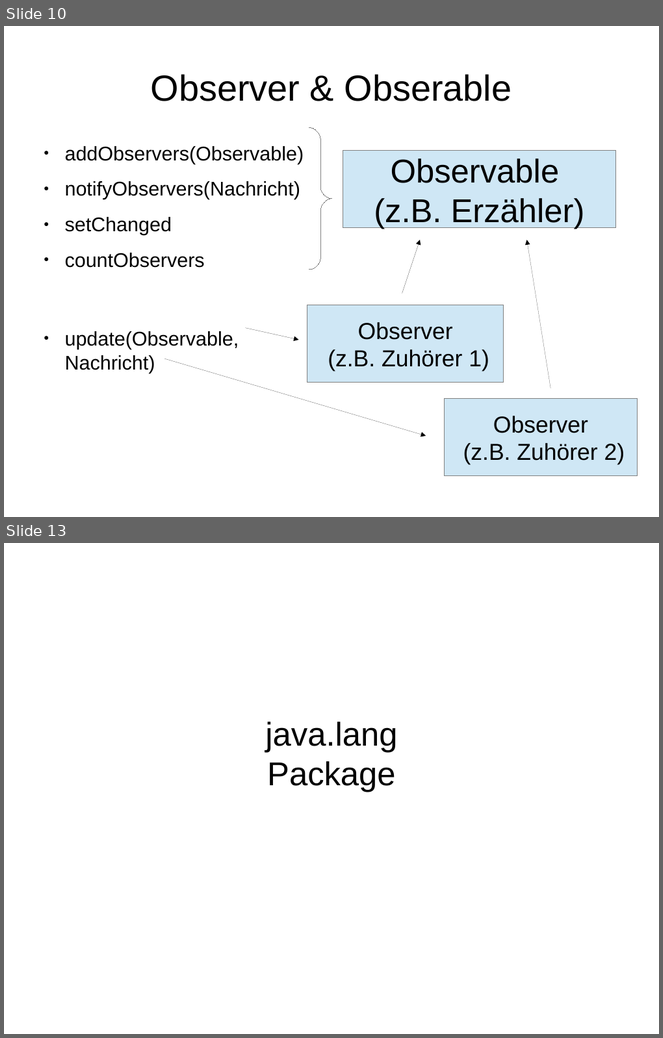
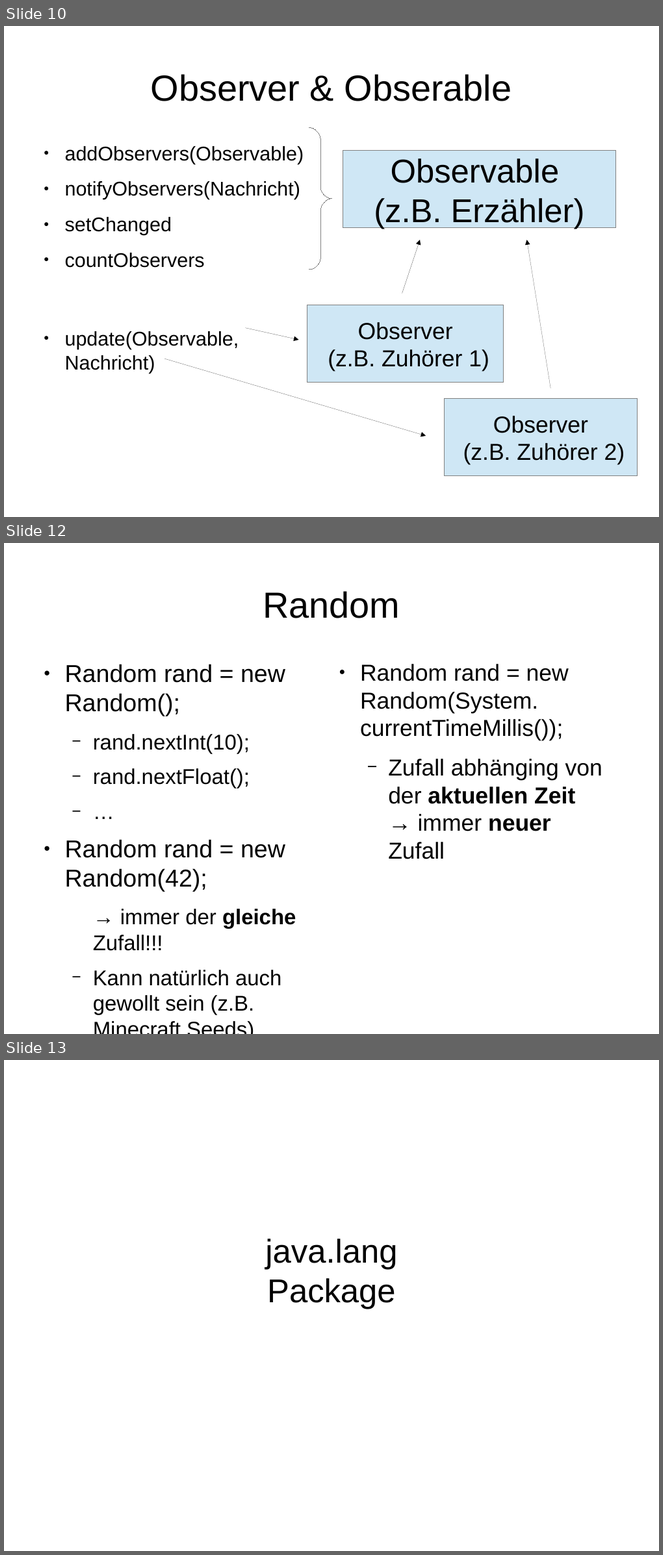
Before and after one commit to gormed/tutorium, a slide deck: Java_Documentation_Slides.odp. Shown one above the other, each under a label of ours: slides 10 and 13 before the commit, slides 10, 12 and 13 after it; the slides between them are not shown. The pictures are 663x1038 and 663x1555 pixels, drawn with LibreOffice and Linux fonts; fonts in the diff are those of the drawing. Boxes give left, top, right and bottom in pixels: in the first picture for what was removed or moved away, otherwise in the second. Text is boxed around its words. In the diff, an @@ line names an element or a change of style, - is before the commit and + after.

```diff
--- a/Java_Documentation_Slides.odp
+++ b/Java_Documentation_Slides.odp
@@ slide 12 added at box(4, 543, 659, 1034), background #FFFFFF @@
@@ title added at box(263, 591, 400, 618), 44 pt, text #000000 @@
+Random
@@ text added at box(65, 664, 296, 1016), 25.9 pt, text #000000 @@
+● Random rand = new Random();
+  − rand.nextInt(10);
+  − rand.nextFloat();
+  − …
+● Random rand = new Random(42);
+  → immer der gleiche Zufall!!!
+  − Kann natürlich auch gewollt sein (z.B. Minecraft Seeds)
@@ text added at box(360, 664, 603, 860), 28 pt, text #000000 @@
+● Random rand = new Random(System. currentTimeMillis());
+  − Zufall abhänging von der aktuellen Zeit → immer neuer Zufall
```
Also in this commit, not shown: 1 other slide added, 2 slides removed, 2 other files.
